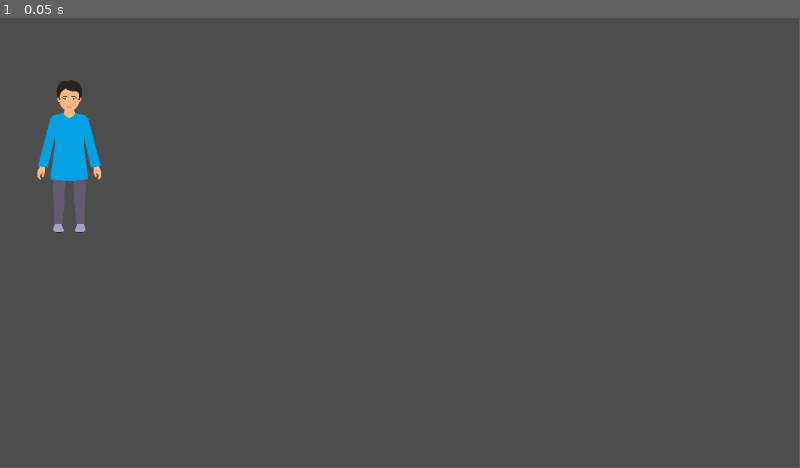
Above: before the commit, frame 1.
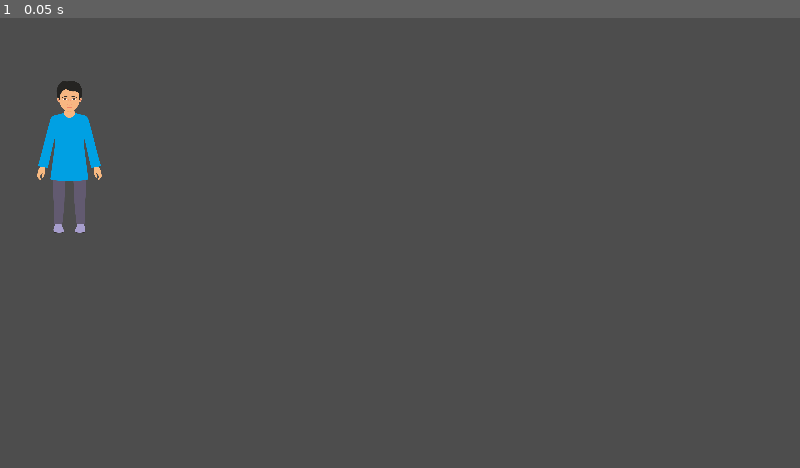
Above: after the commit, the same moment.

Repository: IvoChanev/Sunflower-Valley
Game: Godot game, scene res://scenes/main.tscn
Two runs of this game, one before a commit and one after it. Both use one fixed random seed, a clock stepped at 60 frames per second and the inputs below.
Inputs:
- Up to frame 1 (0.05 s): no input
In our replay, the window is 799x449 before the commit and 800x450 after it. These sizes can differ from the game's own. Grey fills any space a smaller window leaves; there, only what the larger window draws over its background counts as a difference.

The runs differ from the first frame. In frame 1, 0.1% of the frame differs, in the area x 4-13%, y 13-48%.

Commit message:
Project settings adjusted
Input handler
Stretching handler

Diff:
--- a/assets/scripts/client.gd
+++ b/assets/scripts/client.gd
@@ -16,6 +16,7 @@
 		{"plant" : "Corn", "disease": ["Ants", "Aphids"]},
 		{"plant" : "Lettuce", "disease": ["Spiders", "Ants"]}
 	]
+
 	#Randomly select a plant dictionary, extract the type, and choose a random possible disease
 	var selected_plant = plant_data[randi() % plant_data.size()]
 	plant_type = selected_plant["plant"]
@@ -25,7 +26,7 @@
 
 	#Call the custom method after instantiating the plannt into the scene
 	plant = preload("res://scenes/plant.tscn").instantiate()
-	add_child(plant)
+	get_parent().add_child(plant)
 	plant.set_plant_data(plant_type, disease)
 
 #Area2D handles input interactions
--- a/project.godot
+++ b/project.godot
@@ -15,6 +15,14 @@
 config/features=PackedStringArray("4.3", "Mobile")
 config/icon="res://icon.svg"
 
+[display]
+
+window/stretch/mode="canvas_items"
+
+[input_devices]
+
+pointing/emulate_touch_from_mouse=true
+
 [rendering]
 
 renderer/rendering_method="mobile"
--- a/scenes/client.tscn
+++ b/scenes/client.tscn
@@ -25,8 +25,8 @@
 }]
 
 [sub_resource type="CapsuleShape2D" id="CapsuleShape2D_qrke3"]
-radius = 25.0
-height = 110.0
+radius = 51.0
+height = 238.0
 
 [node name="Client" type="Node2D"]
 script = ExtResource("1_i2sfa")
